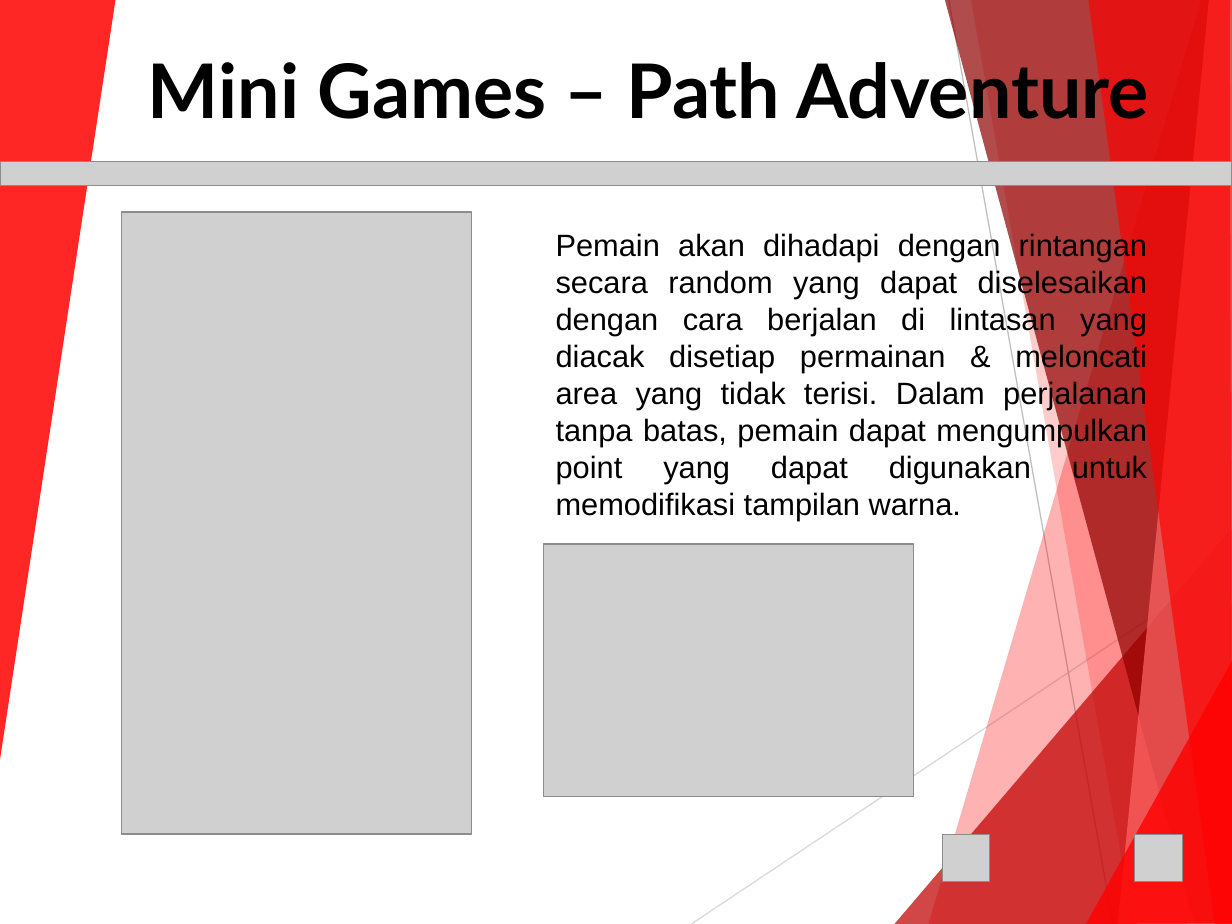
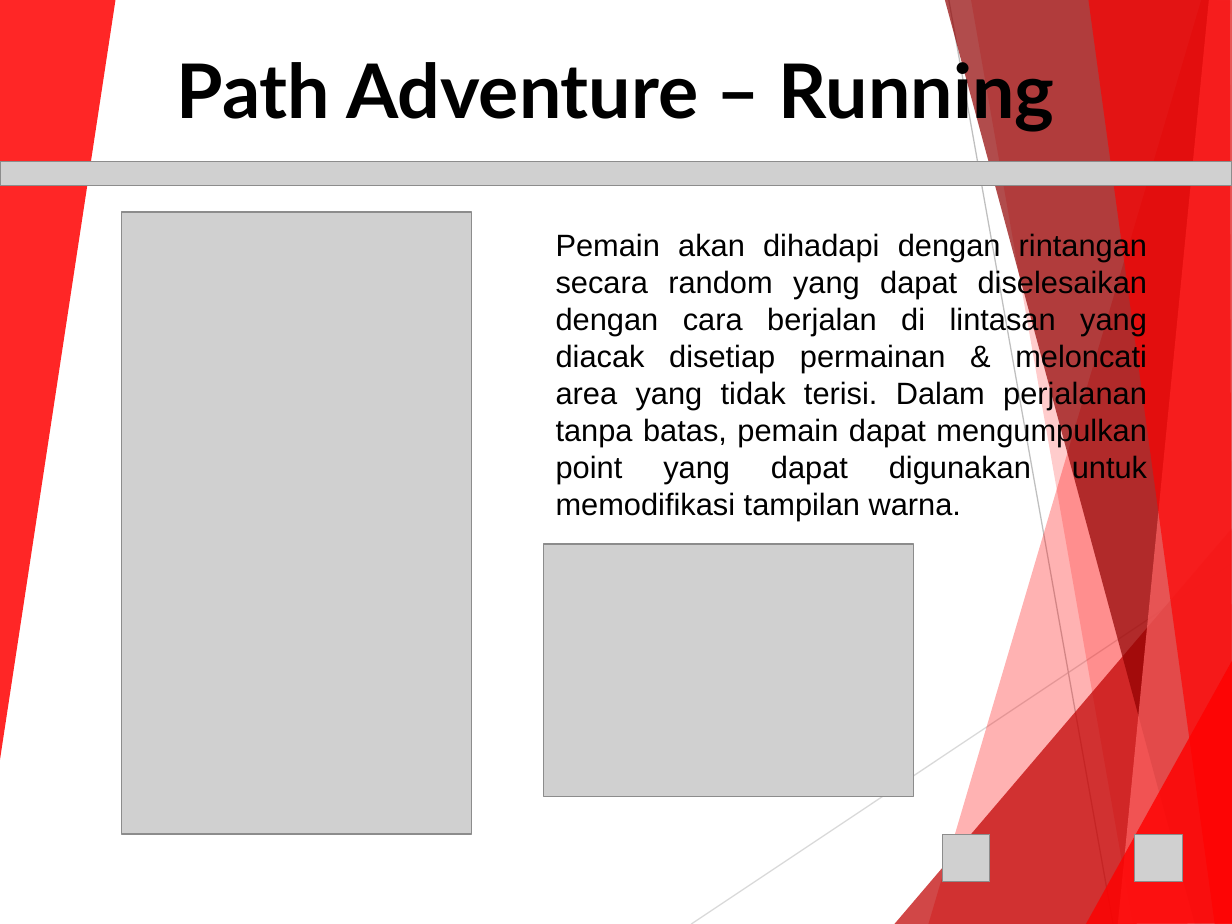
Before and after one commit to lskk/Pathfinding_Adventures, a slide deck: slide 18 of 23215385-PathAdventure-Document/Pathfinding Adventure - 23215385.ppt (slide 4 before the commit). Drawn at 1232x924 pixels with LibreOffice and Linux fonts; fonts in the diff are those of the drawing; grey boxes stand for pictures; background and template pictures are left out. Boxes give left, top, right and bottom in pixels: in the first picture for what was removed or moved away, otherwise in the second. Text is boxed around its words. In the diff, an @@ line names an element or a change of style, - is before the commit and + after.

Commit message:
Path Adventure - Coordinat & Running - Project Updates

```diff
--- a/23215385-PathAdventure-Document/Pathfinding Adventure - 23215385.ppt
+++ b/23215385-PathAdventure-Document/Pathfinding Adventure - 23215385.ppt
@@ title at [177,53,1055,131]: text changed @@
-Mini Games – Path Adventure
+Path Adventure – Running
```
Also in this commit, not shown: 6 other slides changed, 14 slides added, 7 other files.
